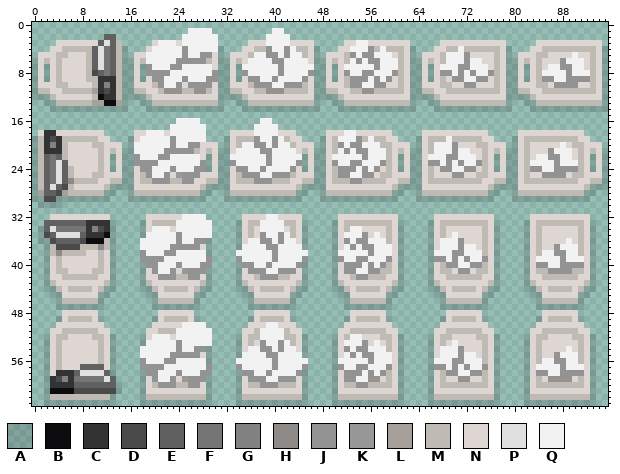
File history of a sprite sheet, public/world/cutting_board.png. That is the earlier state.
The file is 96x64 pixels. Pixels under 10% opacity are left out. Colours within 5 levels of each other are drawn and written as one.
Palette (. is transparent): A #0c0c0f26  B #0c0c0f  C #333334  D #4a4a4a  E #616161  F #757575  G #828282  H #8e8a87  J #939393  K #999898  L #a5a09c  M #c0bab5  N #ddd6d2  P #e0e0e0  Q #f2f2f2
New version:
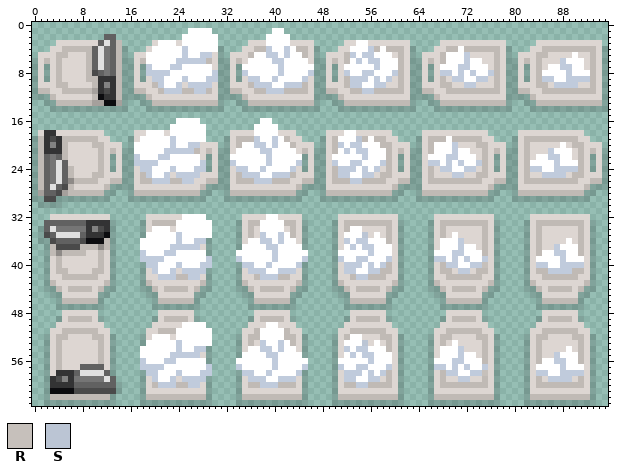
Colours new in this view: R #c6c0bb  S #bbc5d4
Change:
colour J: #939393 -> #c0cbdc
colour Q: #f2f2f2 -> #ffffff
Changed rows in their new state; - is a pixel that keeps its letter.
first column x 54:
19 S
first column x 24:
25 J
first column x 55:
35 S
first column x 25:
40 --------------------------------------------------R
41 J--------------------------------------------------
first column x 55:
53 S
first column x 25:
58 --------------------------------------------------R
59 J--------------------------------------------------
